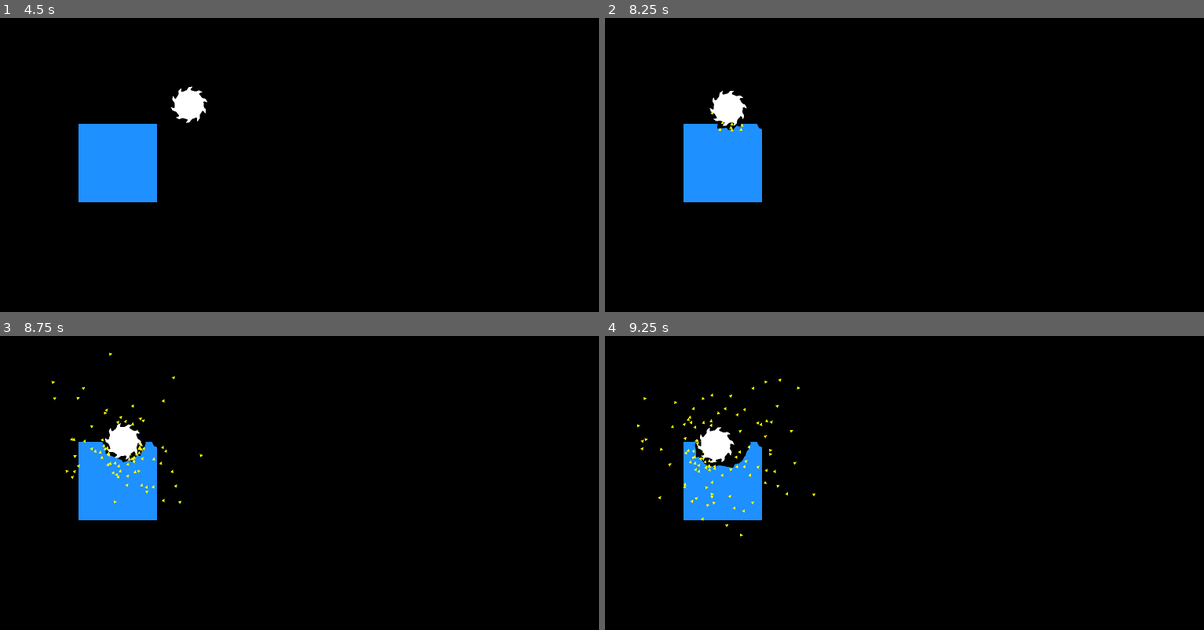
Above: before the commit, frames 1-4 (two rows, left to right).
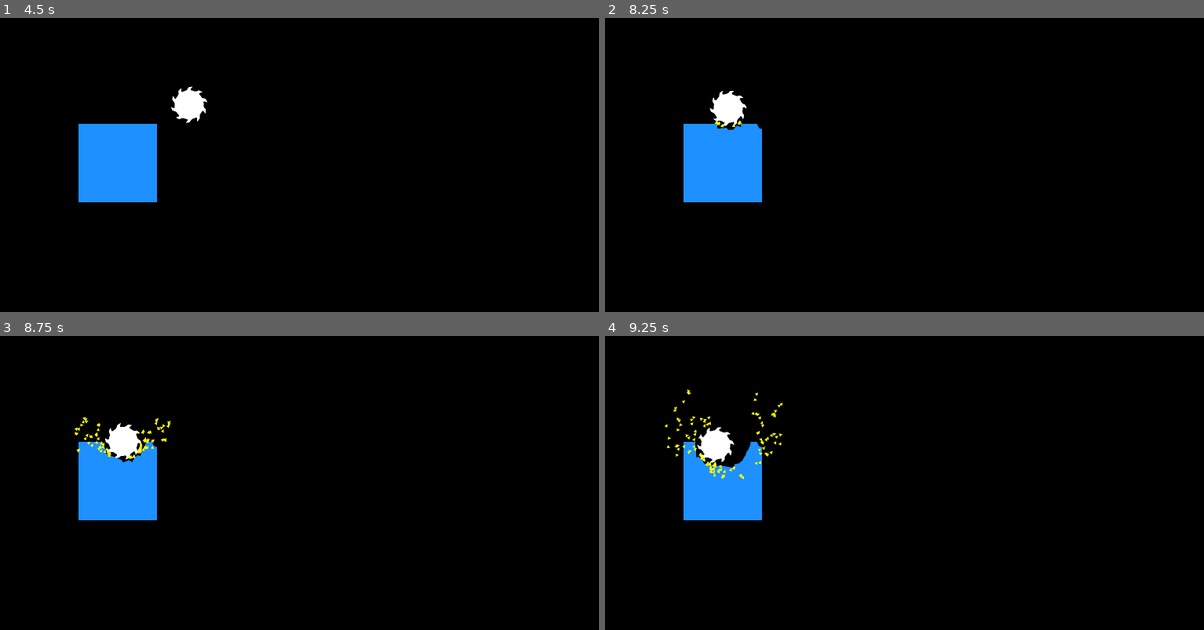
Above: after the commit, the same moments.

Repository: kelliedlynch/SpinGame
Game: Godot game, scene res://Playground/ArenaPlayground.tscn
The game is run twice, just before and just after one commit, with the same random seed, the same clock (stepped at 60 frames per second) and the same inputs.
Inputs:
- Up to frame 1 (4.5 s): tap Enter (ui_accept) at 0.5, 0.77, 1.52, 3.02, 3.77 s; hold Right (ui_right) 0.53-1.28 s; hold Down (ui_down) 1.28-2.03 s; hold Right (ui_right) 2.03-2.78 s; hold Up (ui_up) 2.78-3.53 s; hold Left (ui_left) from 3.53 s (still down)
- Up to frame 2 (8.25 s): tap Enter (ui_accept) at 4.52, 6.02, 6.77, 7.52 s; release Left (ui_left) at 5.03 s; hold Down (ui_down) 5.03-5.78 s; hold Right (ui_right) 5.78-6.53 s; hold Up (ui_up) 6.53-7.28 s; hold Right (ui_right) 7.28-8.03 s; hold Down (ui_down) from 8.03 s (still down)
- Up to frame 3 (8.75 s): keep holding Down (ui_down)
- Up to frame 4 (9.25 s): release Down (ui_down) at 8.78 s; hold Left (ui_left) from 8.78 s (still down); tap Enter (ui_accept) at 9.02 s

Frame 1 is identical in both runs. In frame 2, less than 0.1% of the frame differs, in the area x 17-24%, y 32-39%; in frame 3, 0.5%; in frame 4, 0.8%, in the area x 5-36%, y 14-69%.

Commit message:
Fragments now fly off to the sides instead of in 360 degrees.

Diff:
--- a/Entity/DestructibleEntity.gd
+++ b/Entity/DestructibleEntity.gd
@@ -97,7 +97,9 @@
 				clipped_original = remaining_chunks_of_original_after_clipping
 				if clipped_original.size() == 0:
 					pass
-				emit_signal("fragments_created", 1, destructible_area.to_global(overlap_vertices[i]))
+				#print(destructor.get_parent().linear_velocity)
+				var center = destructor.get_parent().to_global(destructor.position)
+				emit_signal("fragments_created", 1, destructible_area.to_global(overlap_vertices[i]), destructor.get_parent().linear_velocity, center)
 			polys_after_destruction.append_array(_simplify_and_prune(clipped_original))
 			if polys_after_destruction.size() == 0:
 				pass
@@ -117,6 +119,7 @@
 				local_poly.append(get_parent().to_local(destructible_area.to_global(vertex)))
 
 			var frag = DebrisFragment.new()
+
 			frag.velocity = Vector2(randi_range(40, 60) * cos(randf_range(0, 6.2)), randi_range(40, 60) * sin(randf_range(0, 6.2)))
 			frag.rotate_speed = 0
 			frag.timeout *= 2
@@ -201,18 +204,34 @@
 	var triangle = PackedVector2Array([Vector2(0, -size.y / 2.0), Vector2(size.x / 2.0, size.y / 2.0), Vector2(-size.x / 2.0, size.y / 2.0)])
 	return triangle
 
-func _on_fragments_created(n: int, pos: Vector2):
+func _on_fragments_created(n: int, pos: Vector2, travel_vec: Vector2, center: Vector2):
 	for i in n:
 		var frag = DebrisFragment.new()
 		frag.polygon = _get_fragment(Vector2(8, 8))
 		frag.color = Color.YELLOW
 		frag.position = pos
+		var vector_to_tan = pos - center
+		var angle_diff = vector_to_tan.angle_to(travel_vec)
+		var mult = -1 if angle_diff > 0 else 1
+
+		var angle_vec = vector_to_tan.angle()
+		var rot = angle_vec + PI/2 * mult
+		var out_vec = Vector2.from_angle(rot)
+		#var travel_angle = travel_vec.angle()
+		#var to_pt_angle = to_pt.angle()
+		#var diff = to_pt_angle - travel_angle
+
+
+
+		var speed = randi_range(160, 200)
+		#print(Vector2.from_angle(offset))
+		frag.velocity = out_vec * speed
 		add_sibling(frag)
 
 
 func _on_destructor_entered_destructible_area(node):
 	if !(node is Destructor): return
-	print("entered destructible area")
+	#print("entered destructible area")
 	var vel = node.get_parent().get_parent().pre_collision_velocity
 	#node.get_parent().apply_central_impulse(vel)
 	#var vel = node.get_parent(erial_override
@@ -238,7 +257,7 @@
 func _on_destructor_exited_destructible_area(node):
 	if !(node is Destructor): return
 	#hitbox.remove_collision_exception_with(node.get_parent())
-	print("exited destructible area")
+	#print("exited destructible area")
 	active_destructors.erase(node)
 
 
